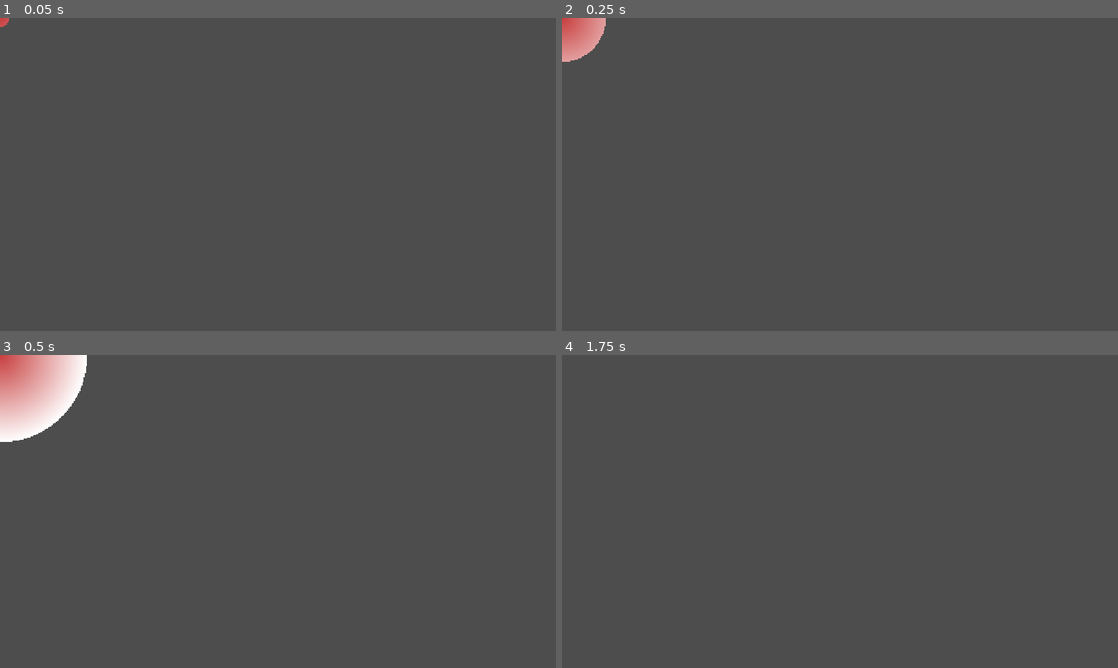
Above: before the commit, frames 1-4 (two rows, left to right).
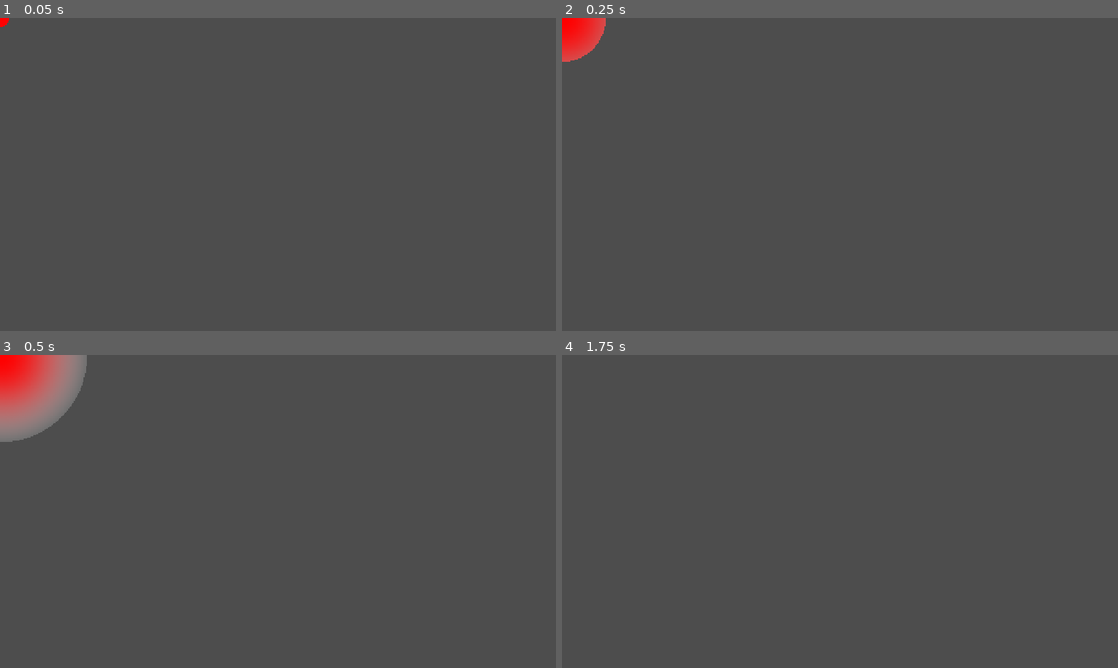
Above: after the commit, the same moments.

Repository: phrasmotica/godot-tower-defence
Game: Godot game, scene res://scenes/projectiles/cannonball/explosion.tscn
Two runs of this game, one before a commit and one after it. Both use one fixed random seed, a clock stepped at 60 frames per second and the inputs below. This scene is started directly instead of the project's main scene.
Inputs (mouse positions are in pixels of both pictures, inside the frame that each line leads up to):
- Up to frame 1 (0.05 s): no input
- Up to frame 2 (0.25 s): no input
- Up to frame 3 (0.5 s): no input
- Up to frame 4 (1.75 s): tap Enter (ui_accept) at 0.5, 0.77, 1.25, 1.52 s; move the mouse to (812, 574) at 0.52 s; hold Shift (fast_forward) from 0.53 s (still down); tap . (next_tower) at 0.6 s; click (812, 574) at 0.67 s; move the mouse to (1006, 558) at 1.27 s; tap , (previous_tower) at 1.35 s

The runs differ from the first frame. In frame 1, less than 0.1% of the frame differs, in the area x 0-2%, y 0-3%; in frame 2, 0.9%; in frame 3, 3.4%, in the area x 0-16%, y 0-28%; in frame 4, nothing differs.

Commit message:
Slightly improve appearance of explosion shader

Diff:
--- a/scenes/projectiles/cannonball/explosion.gdshader
+++ b/scenes/projectiles/cannonball/explosion.gdshader
@@ -10,12 +10,14 @@
 	float dist_from_centre = distance(centre, UV);
 
 	float ring_near_side = (current_time / time_period) - 0.5;
-
-	//float ring_width = 0.1 * (time_period - current_time) / time_period;
 	float ring_far_side = min(0.5, current_time / time_period);
 
 	if (dist_from_centre >= ring_near_side && dist_from_centre <= ring_far_side) {
-		COLOR.rgba = mix(start_colour, end_colour, 2.0 * dist_from_centre);
+		float mix_step = 1.0 - cos(PI * dist_from_centre);
+		float alpha = cos((7.0 / 8.0) * PI * dist_from_centre);
+
+		COLOR.rgb = mix(start_colour, end_colour, mix_step).rgb;
+		COLOR.a = alpha;
 	}
 	else {
 		COLOR.a = 0.0;
--- a/scenes/projectiles/cannonball/mat_explosion.tres
+++ b/scenes/projectiles/cannonball/mat_explosion.tres
@@ -5,7 +5,7 @@
 [resource]
 resource_local_to_scene = true
 shader = ExtResource("1_o8ufb")
-shader_parameter/start_colour = Color(0.780392, 0.243137, 0.243137, 1)
+shader_parameter/start_colour = Color(1, 0, 0, 1)
 shader_parameter/end_colour = Color(1, 1, 1, 1)
 shader_parameter/time_period = 1.0
 shader_parameter/current_time = 0.45
